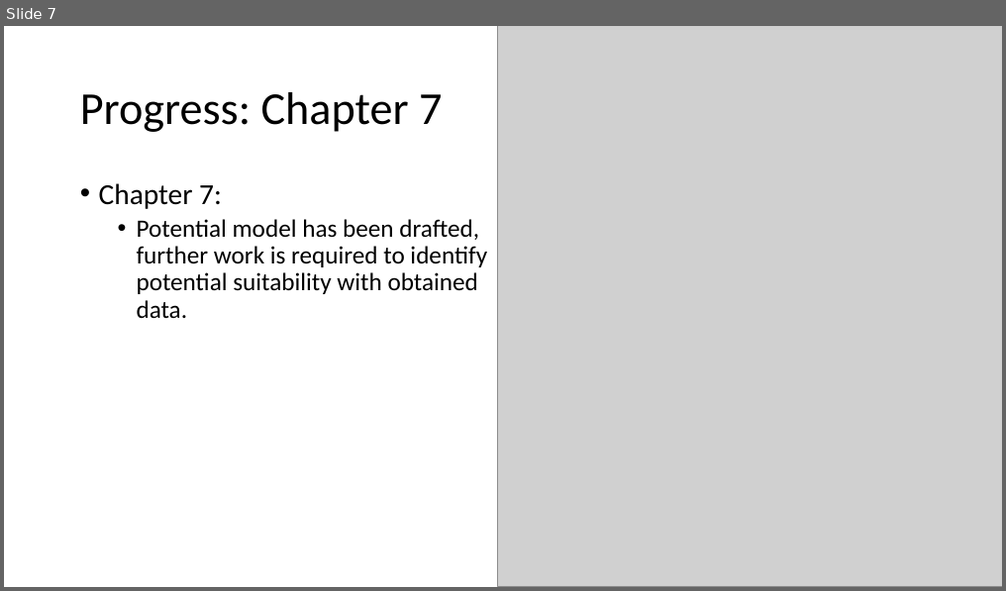
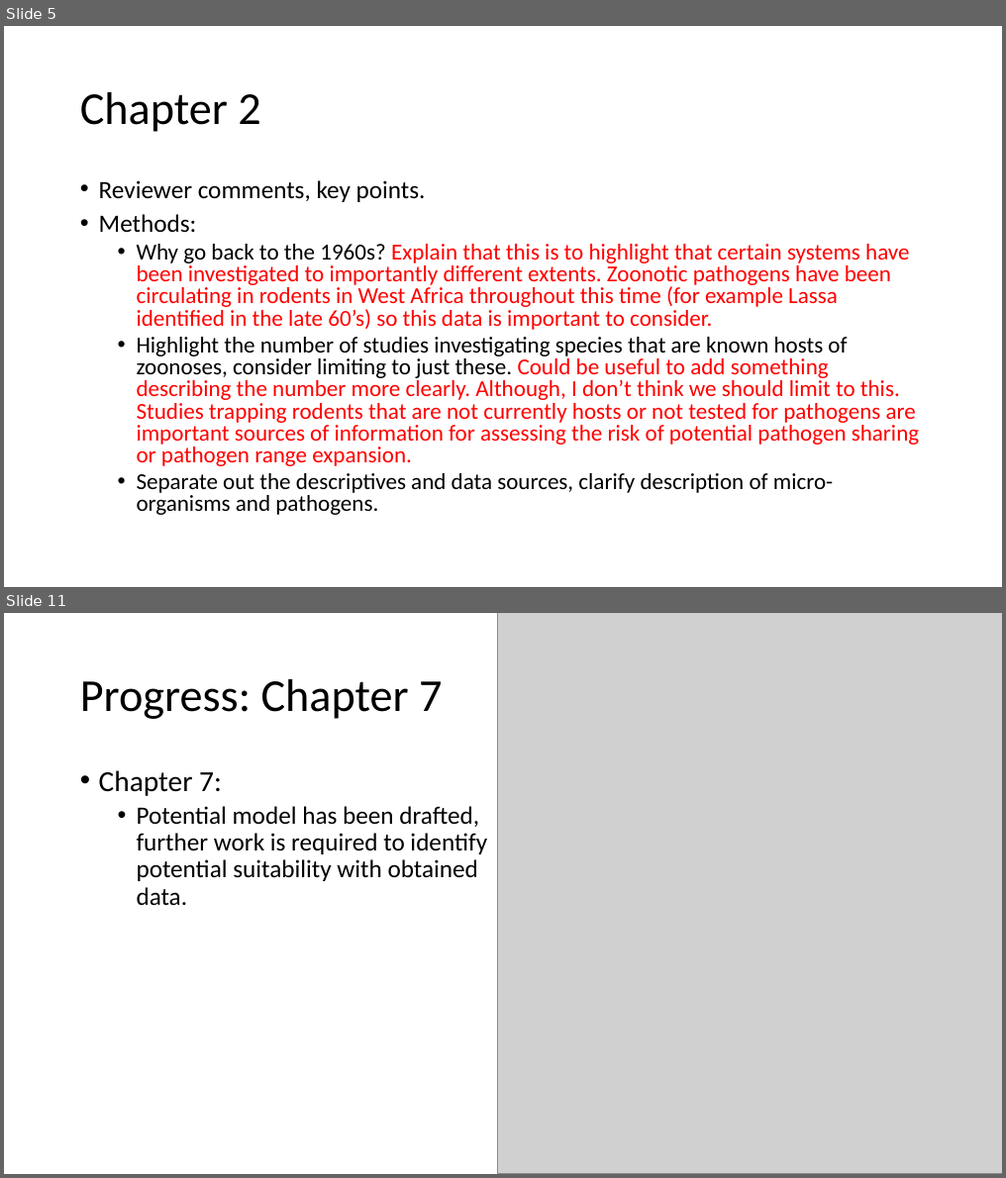
Before and after one commit to DidDrog11/phd_project, a slide deck: reports/supervisor_meeting_update/meeting_presentation_2022-10-27.pptx. Shown one above the other, each under a label of ours: slide 7 before the commit, slides 5 and 11 after it; the slides between them are not shown. The pictures are 1006x591 and 1006x1178 pixels, drawn with LibreOffice and Linux fonts; fonts in the diff are those of the drawing; grey boxes stand for pictures. Boxes give left, top, right and bottom in pixels: in the first picture for what was removed or moved away, otherwise in the second. Text is boxed around its words. In the diff, an @@ line names an element or a change of style, - is before the commit and + after.

```diff
--- a/reports/supervisor_meeting_update/meeting_presentation_2022-10-27.pptx
+++ b/reports/supervisor_meeting_update/meeting_presentation_2022-10-27.pptx
@@ slide 5 added at <box>4,26,1002,587</box>, background #FFFFFF @@
@@ title added at <box>80,92,260,132</box>, 44 pt, text #000000 @@
+Chapter 2
@@ text added at <box>99,180,919,515</box>, 22 pt, text #FF0000 @@
+• Reviewer comments, key points.
+• Methods:
+  • Why go back to the 1960s? Explain that this is to highlight that certain systems have been investigated to importantly different extents. Zoonotic pathogens have been circulating in rodents in West Africa throughout this time (for example Lassa identified in the late 60’s) so this data is important to consider.
+  • Highlight the number of studies investigating species that are known hosts of zoonoses, consider limiting to just these. Could be useful to add something describing the number more clearly. Although, I don’t think we should limit to this. Studies trapping rodents that are not currently hosts or not tested for pathogens are important sources of information for assessing the risk of potential pathogen sharing or pathogen range expansion.
+  • Separate out the descriptives and data sources, clarify description of micro-organisms and pathogens.
@@ what was slide 7 is now slide 11 @@
```
Also in this commit, not shown: 5 slides changed, 4 other slides added, 2 slides removed, 1 other file.
